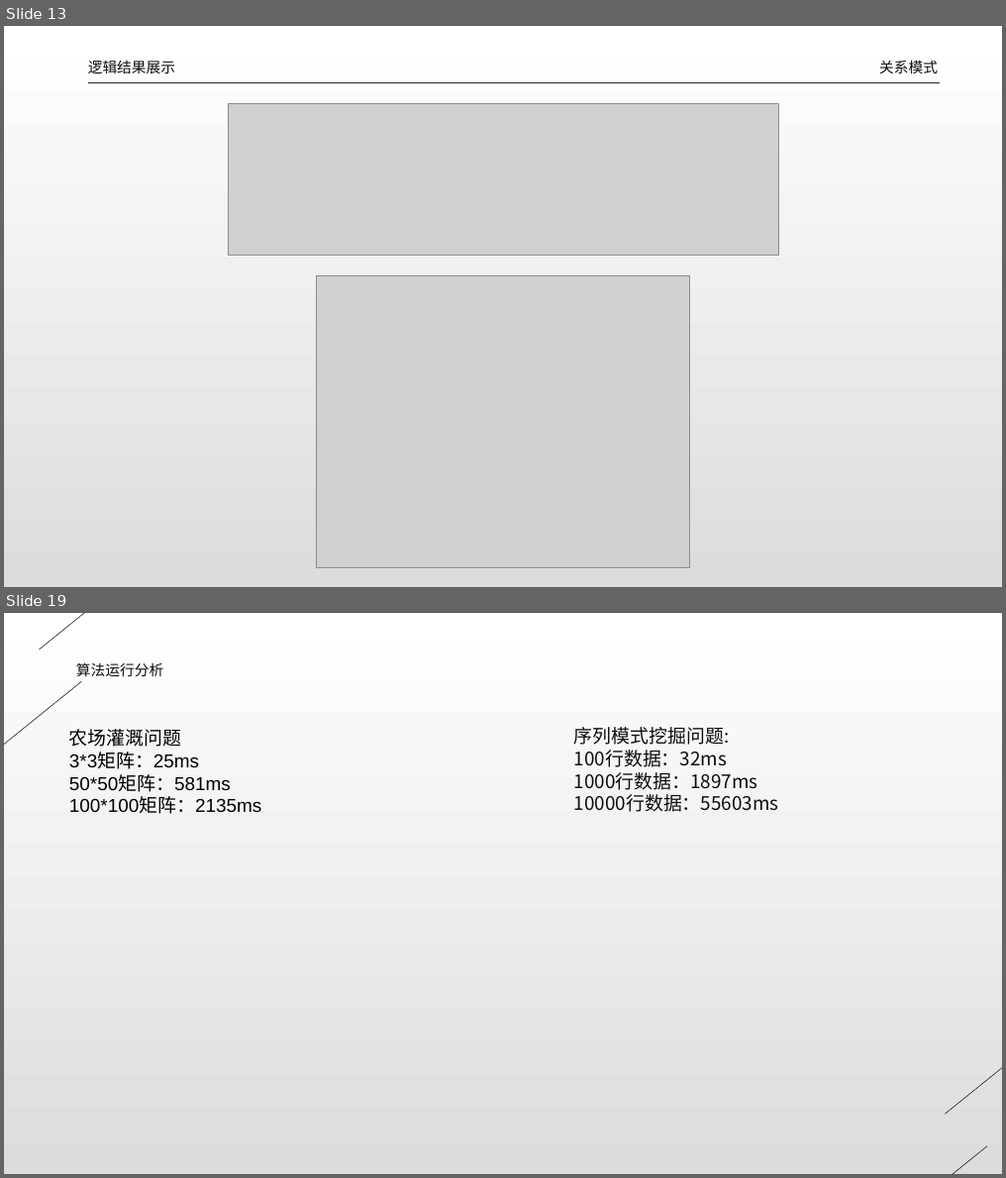
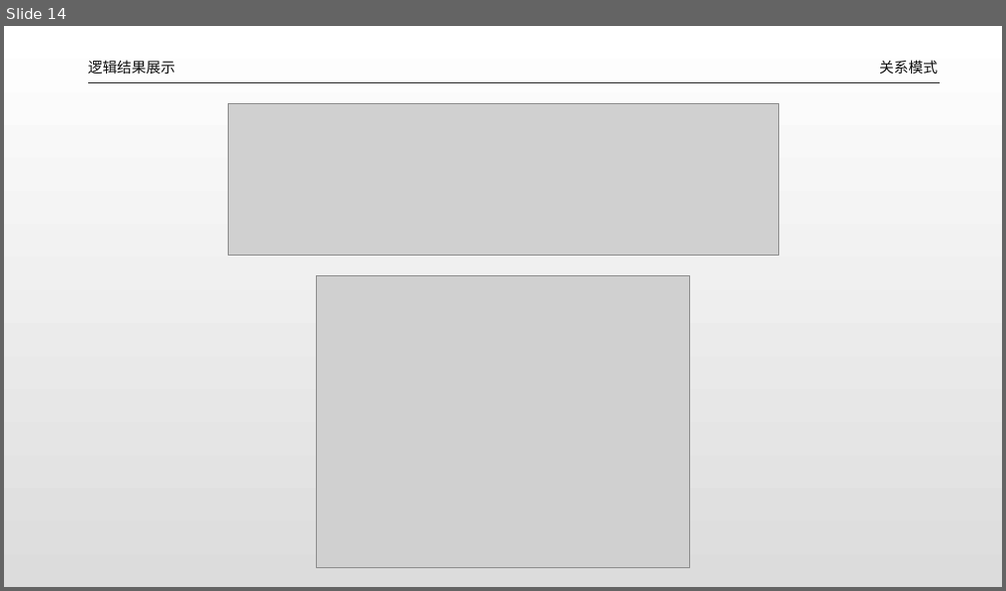
Before and after one commit to dlct-wzx/database-practice, a slide deck: 答辩ppt.pptx. Shown one above the other, each under a label of ours: slides 13 and 19 before the commit, slide 14 after it; the slides between them are not shown. The pictures are 1006x1178 and 1006x591 pixels, drawn with LibreOffice and Linux fonts; fonts in the diff are those of the drawing; grey boxes stand for pictures. Boxes give left, top, right and bottom in pixels: in the first picture for what was removed or moved away, otherwise in the second. Text is boxed around its words. In the diff, an @@ line names an element or a change of style, - is before the commit and + after.

```diff
--- a/答辩ppt.pptx
+++ b/答辩ppt.pptx
@@ slide 19 removed at [4, 613, 1002, 1174], background gradient #FFFFFF to #DCDCDC @@
@@ line removed from (239, 613) to (40, 650) @@
@@ text removed at [76, 663, 163, 677] @@
-算法运行分析
@@ line removed from (82, 682) to (4, 842) @@
@@ text removed at [69, 729, 261, 814] @@
-农场灌溉问题
-3*3矩阵：25ms
-50*50矩阵：581ms
-100*100矩阵：2135ms
@@ text removed at [574, 727, 779, 812] @@
-序列模式挖掘问题:
-100行数据：32ms
-1000行数据：1897ms
-10000行数据：55603ms
@@ line removed from (1002, 954) to (945, 1115) @@
@@ line removed from (988, 1147) to (788, 1174) @@
@@ what was slide 13 is now slide 14 @@
```
Also in this commit, not shown: 6 slides changed, 11 slides added, 3 other slides removed, 10 other files.
